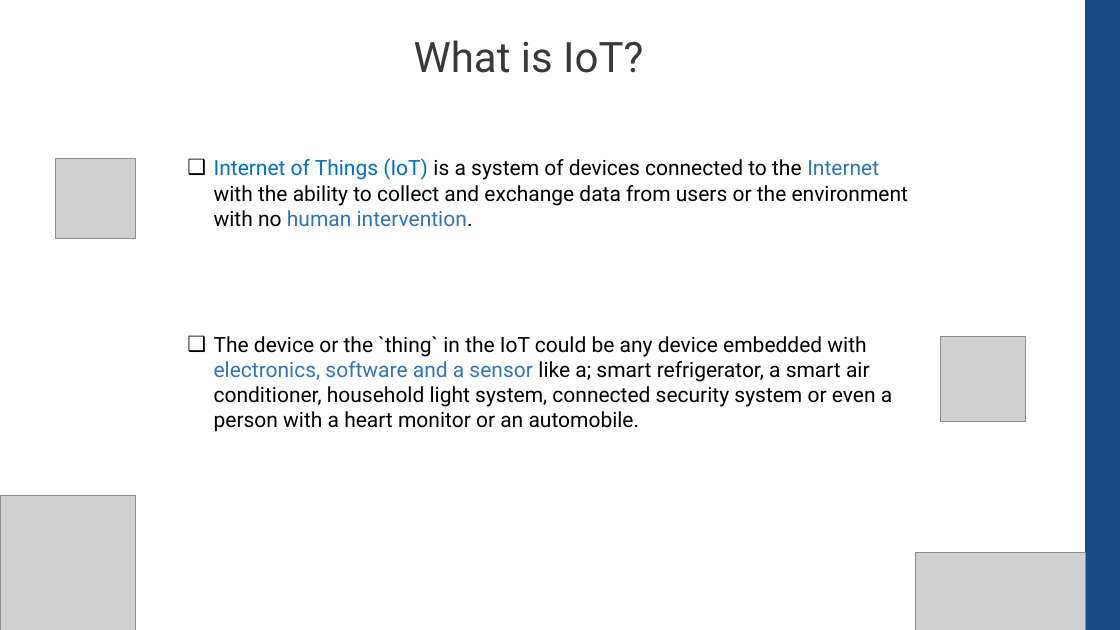
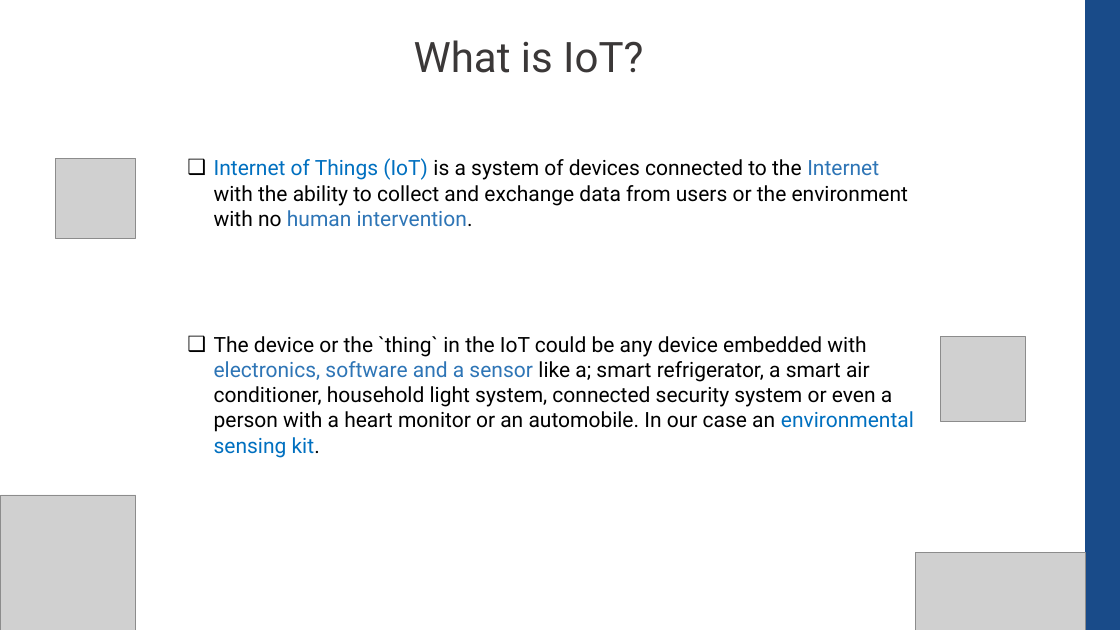
Before and after one commit to CompEng0001/IoT-and-Our-Schools-Environments-for-Education, a slide deck: slide 3 of Lessons/Introduction.pptx. Drawn at 1120x630 pixels with LibreOffice and Linux fonts; fonts in the diff are those of the drawing; grey boxes stand for pictures. Boxes give left, top, right and bottom in pixels: in the first picture for what was removed or moved away, otherwise in the second. Text is boxed around its words. In the diff, an @@ line names an element or a change of style, - is before the commit and + after.

```diff
--- a/Lessons/Introduction.pptx
+++ b/Lessons/Introduction.pptx
@@ text at <box>214,336,914,458</box>: text changed @@
-❑ The device or the `thing` in the IoT could be any device embedded with electronics, software and a sensor like a; smart refrigerator, a smart air conditioner, household light system, connected security system or even a person with a heart monitor or an automobile.
+❑ The device or the `thing` in the IoT could be any device embedded with electronics, software and a sensor like a; smart refrigerator, a smart air conditioner, household light system, connected security system or even a person with a heart monitor or an automobile. In our case an environmental sensing kit.
```
Also in this commit, not shown: 4 other slides changed.
